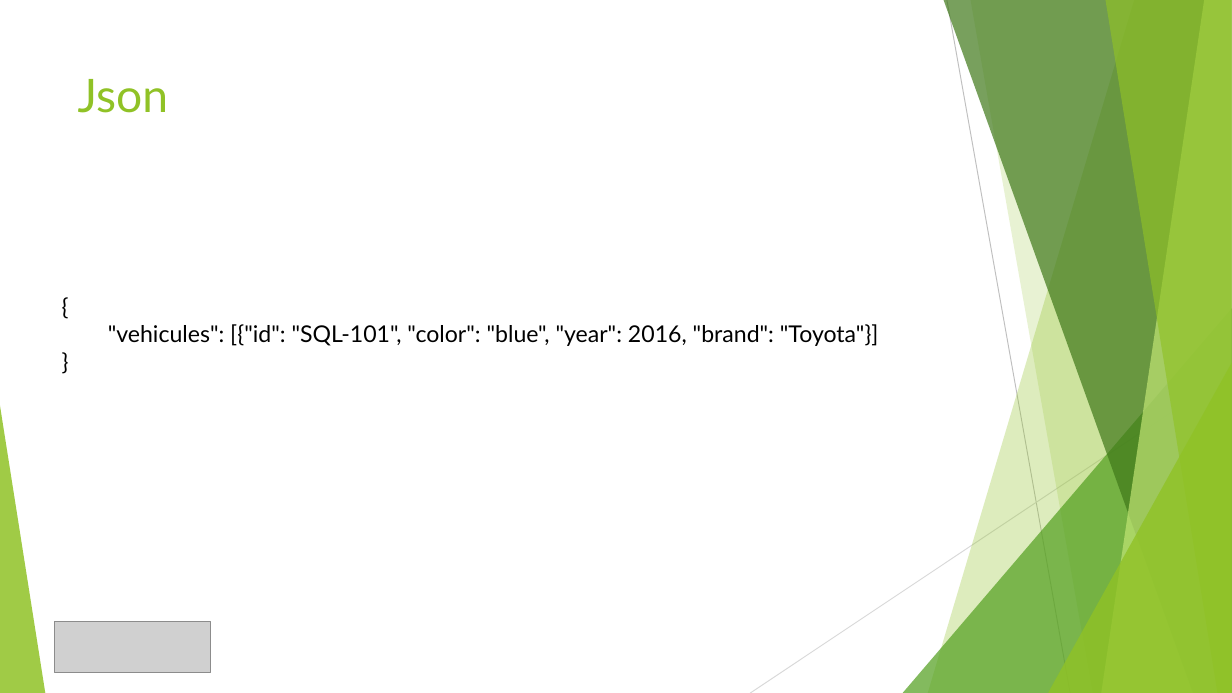
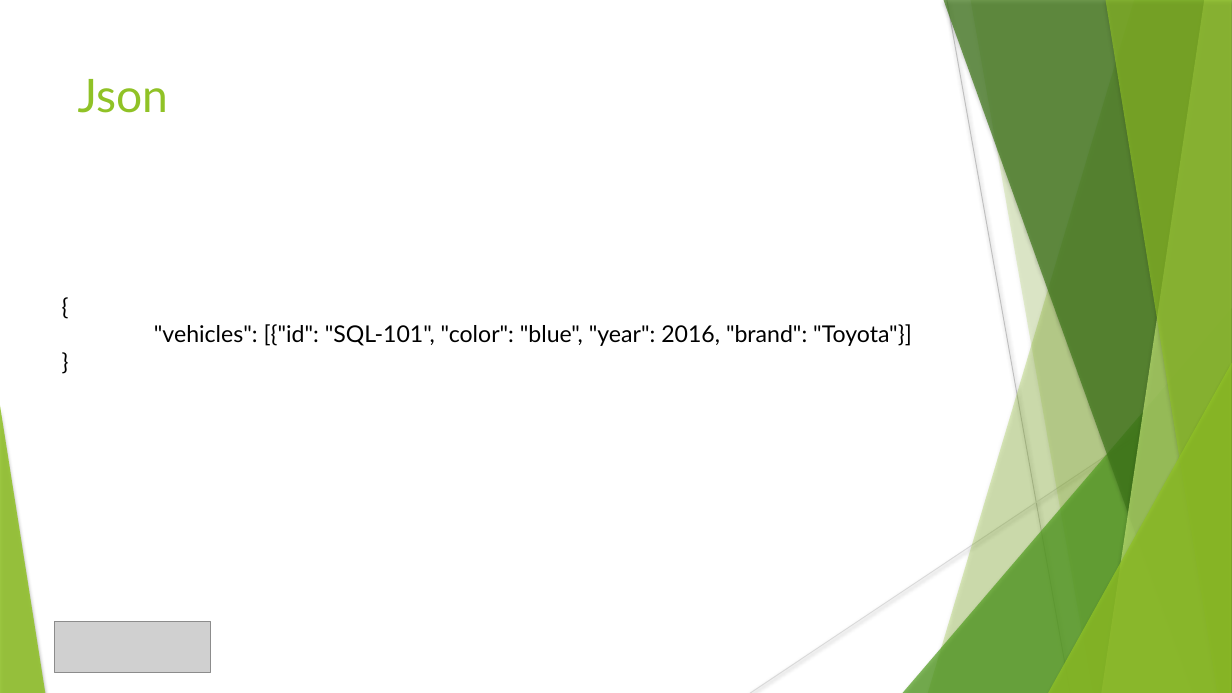
Before and after one commit to crojasaragonez/presentations, a slide deck: slide 14 of web_api_design/web_api_design.pptx. Drawn at 1232x693 pixels with LibreOffice and Linux fonts; fonts in the diff are those of the drawing; grey boxes stand for pictures. Boxes give left, top, right and bottom in pixels: in the first picture for what was removed or moved away, otherwise in the second. Text is boxed around its words. In the diff, an @@ line names an element or a change of style, - is before the commit and + after.

Commit message:
fixing typos

```diff
--- a/web_api_design/web_api_design.pptx
+++ b/web_api_design/web_api_design.pptx
@@ freeform shape at <box>970,0,1232,693</box>: shadow on; outline redrawn @@
@@ text at <box>154,324,912,346</box>: text changed @@
-"vehicules": [{"id": "SQL-101", "color": "blue", "year": 2016, "brand": "Toyota"}]
+"vehicles": [{"id": "SQL-101", "color": "blue", "year": 2016, "brand": "Toyota"}]
@@ shadow on in 7 elements at <box>928,0,1232,693</box>, <box>903,308,1232,693</box>, <box>944,0,1232,693</box>, <box>1102,0,1232,693</box>, <box>1105,0,1232,693</box>, <box>1048,363,1232,693</box>, <box>0,406,45,693</box> @@
```
Also in this commit, not shown: 21 other slides changed.
